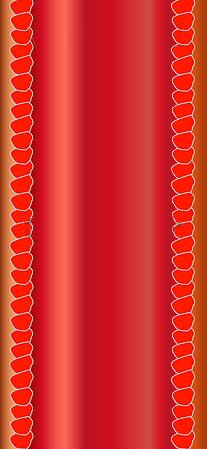
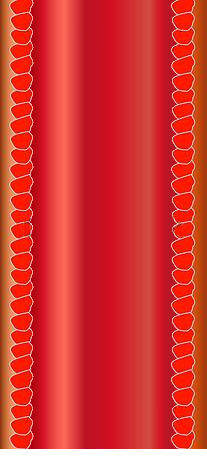
Layered file, before and after one edit (w=207, h=470). Changes by layer:
removed layer "Master" over [28, 0, 38, 449]
added layer "Master copy" above "Layer 2 copy 8" over [28, 0, 34, 449]
added layer "Layer 2 copy 8" over [28, 0, 38, 449]
